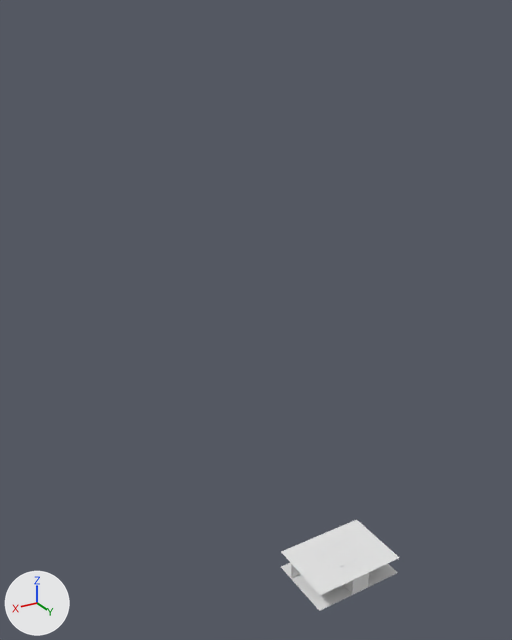
Renders of the OBJ model 포폴발표/1주차/포폴프로젝트/Dx3D/objMap/MainMenu.obj from each side of a commit.
Rendered twice from a 50 mm lens placed at (191.0, 224.0, 266.0), pointed at (-7.0, -107.0, 101.0). The axes (+X, +Y, +Z) are drawn at lower left. The lights are the same throughout. Materials are left out; every surface is plain grey. Where no turn or scale is listed for an object, it has been applied to the vertices. Vertices at the same position are counted once.

Objects in the first picture: 'MainMenu'.
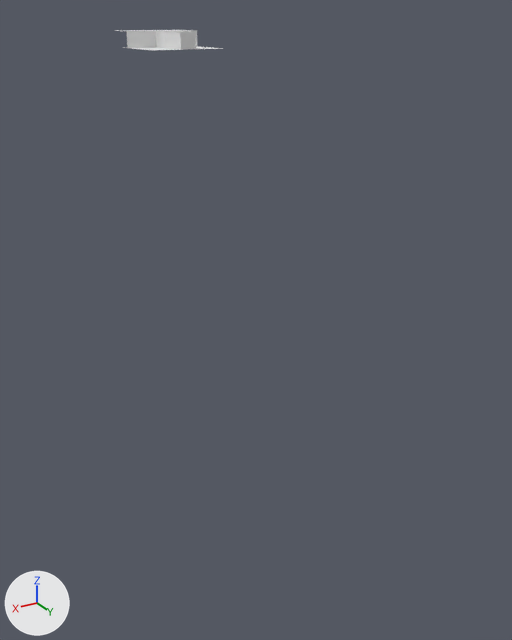
Changed parts and their boxes (x1, y1, x2, y2) in the pictures (512 x 640 px; the box of a moved part takes in the faces that stretch with it):
'MainMenu', reshaped (8% narrower, 77% shorter): before (281, 520, 399, 611); after (116, 30, 224, 50)
part 1 of me_mainmenu, moved or reshaped: before (281, 520, 399, 595); after (116, 30, 190, 31)
part 2 of me_mainmenu, moved or reshaped: before (352, 573, 369, 595); after (180, 32, 196, 50)
part 3 of me_mainmenu, moved or reshaped: before (281, 563, 398, 611); after (123, 46, 224, 50)
part 4 of me_mainmenu, moved or reshaped: before (291, 564, 300, 579); after (126, 31, 156, 48)
part 5 of me_mainmenu, added: after (156, 31, 181, 50)
part 6 of me_mainmenu, deleted: before (343, 580, 353, 594)

The change, as a diff of the scene's bpy script:
```diff
--- a/포폴발표/1주차/포폴프로젝트/Dx3D/objMap/MainMenu.obj.py
+++ b/포폴발표/1주차/포폴프로젝트/Dx3D/objMap/MainMenu.obj.py
@@ me_mainmenu @@
 # used by ob_mainmenu; location = (0.0, 0.0, 0.0)
-me_mainmenu.from_pydata(...)  # 4058 vertices, 7504 faces; spans x -20.0..30.0, y -20.0..15.2, z -0.1..10.1
+me_mainmenu.from_pydata(...)  # 2719 vertices, 4936 faces; spans x -38.8..11.2, y -261.3..-198.5, z 246.5..256.7
+# me_mainmenu part 1: the loose piece of 121 vertices spanning x -20.0..30.0, y -20.0..15.2, z 10.0 is scaled about its middle by (0.992, 0.72, 0), then moved by (-18.8, -246.2, 246.6)
+# me_mainmenu part 2: the loose piece of 121 vertices spanning x 0.0..10.0, y 15.0, z 0.0..10.0 is moved by (-18.8, -213.7, 246.6)
+# me_mainmenu part 3: the loose piece of 121 vertices spanning x -20.0..30.0, y -20.0..15.0, z 0.0 is scaled about its middle by (1, 1.35, 0), then moved by (-18.8, -219.9, 246.6)
+# me_mainmenu part 4: the loose piece of 121 vertices spanning x 10.0..30.0, y -10.0, z 0.0..10.0 is moved by (-18.8, -226.0, 246.6)
+# me_mainmenu part 5: a new loose piece of 121 vertices spanning x -8.8, y -236.0..-198.7, z 246.6..256.6
+# me_mainmenu part 6: 26 loose pieces with 2427 vertices, spanning x 0.0..10.0, y -9.9..15.0, z -0.1..10.0, are deleted
```
